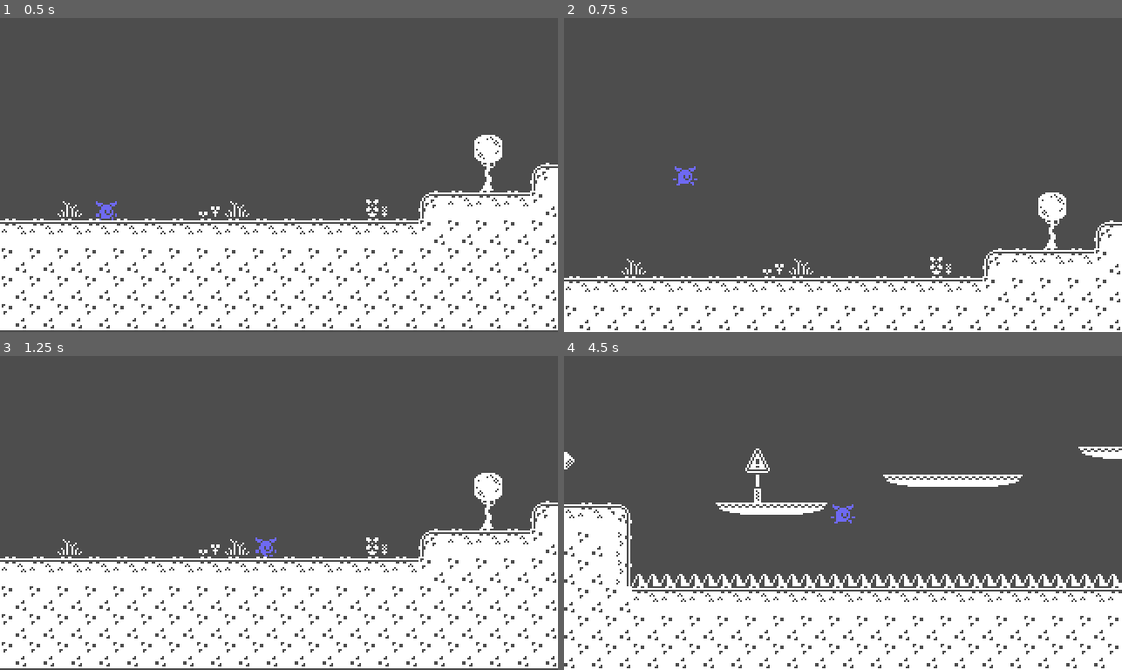
Above: before the commit, frames 1-4 (two rows, left to right).
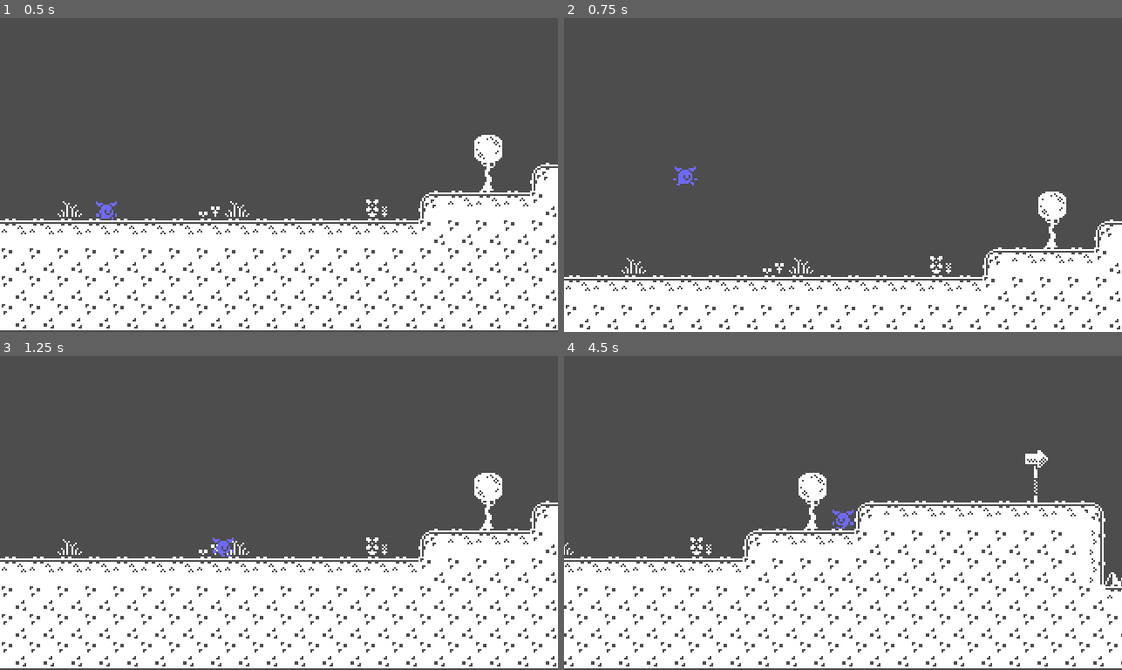
Above: after the commit, the same moments.

Repository: emilykrohn/2DPlatformer
Game: Godot game, scene res://main.tscn
Two runs of this game, one before a commit and one after it. Both use one fixed random seed, a clock stepped at 60 frames per second and the inputs below.
Inputs:
- Up to frame 1 (0.5 s): no input
- Up to frame 2 (0.75 s): tap Enter (ui_accept) at 0.5 s; hold Right (ui_right) from 0.53 s (still down)
- Up to frame 3 (1.25 s): keep holding Right (ui_right); tap Enter (ui_accept) at 0.77 s
- Up to frame 4 (4.5 s): tap Enter (ui_accept) at 1.52, 3.02, 3.77 s; release Right (ui_right) at 2.03 s; hold Left (ui_left) 2.03-2.78 s; hold Right (ui_right) 2.78-4.28 s; hold Left (ui_left) from 4.28 s (still down)

Frame 1 is identical in both runs. In frame 2, 1.9% of the frame differs, in the area x 0-100%, y 55-100%; in frame 3, 0.2%; in frame 4, 23%, in the area x 0-100%, y 28-100%.

Commit message:
Increase gravity and decrease speed

Diff:
--- a/player.gd
+++ b/player.gd
@@ -1,7 +1,7 @@
 extends CharacterBody2D
 
 
-const SPEED = 200.0
+const SPEED = 120.0
 const JUMP_VELOCITY = -325.0
 const ACCELERATION = 400
 const FRICTION = 1400
--- a/project.godot
+++ b/project.godot
@@ -46,6 +46,10 @@
 "events": []
 }
 
+[physics]
+
+2d/default_gravity=1000.0
+
 [rendering]
 
 textures/canvas_textures/default_texture_filter=0
